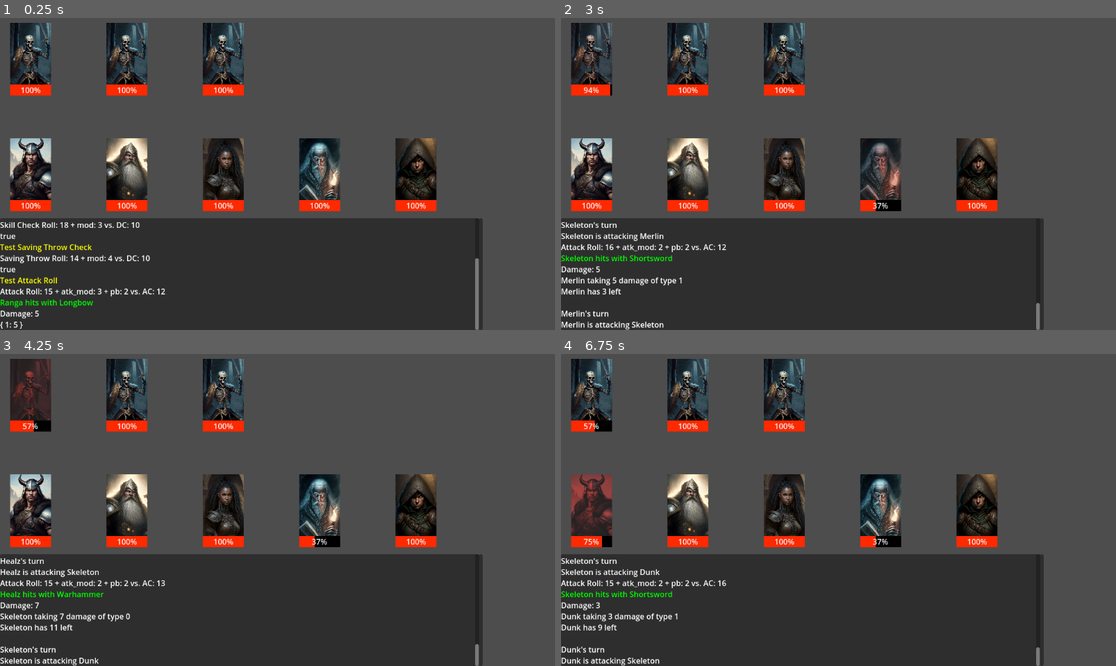
Above: before the commit, frames 1-4 (two rows, left to right).
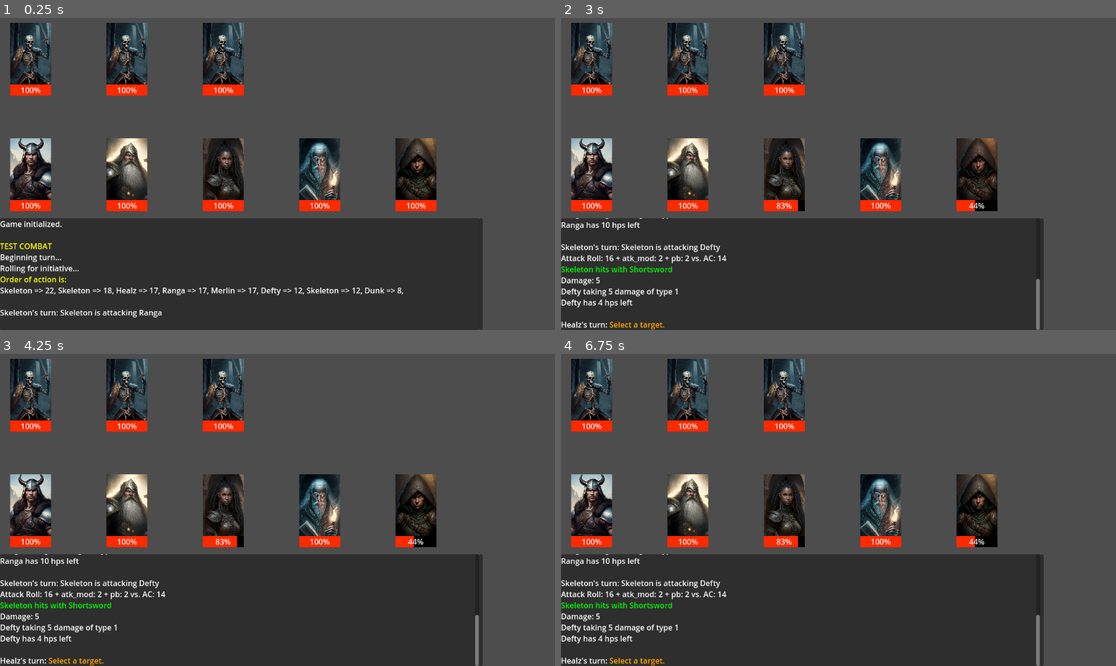
Above: after the commit, the same moments.

Repository: PaulHeraty/herra-dnd
Game: Godot game, scene res://scenes/Main.tscn
The game is run twice, just before and just after one commit, with the same random seed, the same clock (stepped at 60 frames per second) and the same inputs.
Inputs:
- Up to frame 1 (0.25 s): no input
- Up to frame 2 (3 s): tap Enter at 0.5, 2.75 s; hold Space (Advance) 0.53-1.28 s; tap P (show_party_sheet) at 1.35, 2.85 s; tap Space (Advance) at 2 s; hold Space (Advance) 2.03-2.78 s
- Up to frame 3 (4.25 s): tap Space (Advance) at 3.5 s; hold Space (Advance) from 3.53 s (still down)
- Up to frame 4 (6.75 s): release Space (Advance) at 4.28 s; tap P (show_party_sheet) at 4.35, 5.85 s; tap Enter at 5 s; hold Space (Advance) 5.03-5.78 s; hold Space (Advance) from 6.53 s (still down)

The runs differ from the first frame. In frame 1, 2.6% of the frame differs, in the area x 0-87%, y 65-100%; in frame 2, 3.3%; in frame 3, 3.7%; in frame 4, 4.0%, in the area x 0-87%, y 21-100%.

Commit message:
Added ability for player to select combat target. Added some more audio.

Diff:
--- a/autoload/CombatManager.gd
+++ b/autoload/CombatManager.gd
@@ -1,6 +1,7 @@
 extends Node
 
 var turn_order: Array[ICombatEntity] = []
+var target: ICombatEntity = null
 
 func turn_loop() -> void:
 	GameLog.add_entry("Beginning turn...\n")
@@ -10,41 +11,50 @@
 	for actor in turn_order:
 		if actor.is_alive == false:
 			continue
-		GameLog.add_entry("\n" + actor.entity_name + "'s turn\n")
+		GameLog.add_entry("\n" + actor.entity_name + "'s turn: ")
+		# Choose action (attack, cast, etc)
 		# Select target
-		var target:ICombatEntity = select_target(actor)
+		await select_target(actor)
 		if target == null:
 			GameLog.add_entry("[color=yellow]All of one side are DEAD![/color]\n")
 			return
 		GameLog.add_entry(actor.entity_name + " is attacking " + target.entity_name + "\n")
-		await GameLog.advance
-		make_attack(actor, target)
+		if actor.entity_type == actor.ENTITY_TYPE.ENEMY:
+			await GameLog.advance
+		make_attack(actor)
+		await get_tree().create_timer(0.5).timeout
 	GameLog.add_entry("End of turn...")
 	pass
 
-func select_target(actor: ICombatEntity) -> ICombatEntity:
+func select_target(actor: ICombatEntity) -> void:
 	if actor.entity_type == actor.ENTITY_TYPE.PLAYER:
-		return get_first_enemy()
+		await select_target_for_player_turn()
 	else:
-		return get_player_target()
+		get_player_target()
 
-func get_first_enemy() -> ICombatEntity:
-	var remaining_enemies: Array[ICombatEntity] = []
-	for actor in turn_order:
-		if actor.entity_type == actor.ENTITY_TYPE.ENEMY and actor.is_alive:
-			return actor
-	return null
+#func get_first_enemy() -> ICombatEntity:
+	#var _remaining_enemies: Array[ICombatEntity] = []
+	#for actor in turn_order:
+		#if actor.entity_type == actor.ENTITY_TYPE.ENEMY and actor.is_alive:
+			#return actor
+	#return null
 
-func get_player_target() -> ICombatEntity:
+func select_target_for_player_turn():
+	GameLog.add_entry("[color=orange]Select a target.\n[/color]")
+	var signal_args = await EnemyManager.enemy_selected
+	target = signal_args
+
+func get_player_target() -> void:
 	var remaining_players: Array[ICombatEntity] = []
 	for actor in turn_order:
 		if actor.entity_type == actor.ENTITY_TYPE.PLAYER and actor.is_alive:
 			remaining_players.append(actor)
-	var target = randi_range(0, remaining_players.size()-1)
-	return remaining_players[target]
+	var target_index = randi_range(0, remaining_players.size()-1)
+	target = remaining_players[target_index]
 
 func determine_initiative_order() -> void:
 	# make a DEX roll (inc dex mod) per mob/PC
+	GameLog.add_entry("Rolling for initiative...\n")
 	for player in PartyManager.party:
 		if player.is_alive:
 			player.roll_initiative()
@@ -68,7 +78,7 @@
 		GameLog.add_entry(actor.entity_name + " => " + str(actor.initiative) + ", ")
 	GameLog.add_entry("\n")
 
-func make_attack(attacker: ICombatEntity, target:ICombatEntity) -> void:
+func make_attack(attacker: ICombatEntity) -> void:
 	# attack roll
 	var ac = 0
 	if target.entity_type == target.ENTITY_TYPE.ENEMY:
--- a/autoload/EnemyManager.gd
+++ b/autoload/EnemyManager.gd
@@ -1,4 +1,6 @@
 extends Node
+
+signal enemy_selected(enemy)
 
 const ENEMY = preload("res://enemy/Enemy.tscn")
 #const ENEMY = preload("res://core/ICombatEntity.tscn")
@@ -21,5 +23,10 @@
 	var enemy = ENEMY.instantiate()
 	enemy.core_data = enemy_type
 	get_tree().get_root().get_node("/root/Main/Enemies").add_child(enemy)
+	enemy.selected.connect(_on_enemy_selected)
 	enemy_list.append(enemy)
 	pass
+
+func _on_enemy_selected(enemy:Enemy) -> void:
+	enemy_selected.emit(enemy)
+	pass
--- a/autoload/Rules.gd
+++ b/autoload/Rules.gd
@@ -45,6 +45,7 @@
 			+ str(atk_mod) + " + pb: " + str(prof_bonus) + " vs. AC: " + str(ac) + "\n")
 		if roll == 1:
 			GameLog.add_entry("[color=red]Critical miss![/color]\n")
+			p.attack_miss()
 			return damage
 		if roll == 20:
 			critical = true
--- a/characters/PlayerCharacter.gd
+++ b/characters/PlayerCharacter.gd
@@ -41,29 +41,37 @@
 
 func attack_hit() -> void:
 	audio_stream_player.stream = attack_hit_audio
+	audio_stream_player.pitch_scale = randf_range(0.95, 1.05)
 	audio_stream_player.play()
 	pass
 
 func attack_miss() -> void:
 	audio_stream_player.stream = attack_miss_audio
+	audio_stream_player.pitch_scale = randf_range(0.95, 1.05)
 	audio_stream_player.play()
 	pass
 
 func roll_initiative() -> void:
 	var d: Dice = Dice.new()
 	initiative = d.roll(1, 20) + core_data.stats.dexterity_mod
-	GameLog.add_entry(core_data.name + " rolls " + str(initiative) + " initiative\n")
+	#GameLog.add_entry(core_data.name + " rolls " + str(initiative) + " initiative\n")
 
 func take_damage(dmg_type: DamageComponent.DAMAGE_TYPE, dmg_amount: int) -> void:
 	animation_player.play("hit")
 	GameLog.add_entry(entity_name + " taking " + str(dmg_amount) + " damage of type " + str(dmg_type) + "\n")
 	core_data.current_hp -= dmg_amount
-	GameLog.add_entry(entity_name + " has " + str(core_data.current_hp) + " left\n")
+	GameLog.add_entry(entity_name + " has " + str(core_data.current_hp) + " hps left\n")
 	if core_data.current_hp <= 0:
-		GameLog.add_entry(entity_name + " is DEAD!!!!\n")
-		is_alive = false
-		audio_stream_player.stream = death_audio
-		audio_stream_player.play()
+		player_dead()
+	pass
+
+func player_dead() -> void:
+	GameLog.add_entry(entity_name + " is DEAD!!!!\n")
+	is_alive = false
+	audio_stream_player.stream = death_audio
+	audio_stream_player.play()
+	await animation_player.animation_finished
+	portrait.modulate = Color("ff0000", 0.5)
 	pass
 
 func set_ac() -> void:
--- a/characters/PlayerCharacter.tscn
+++ b/characters/PlayerCharacter.tscn
@@ -1,12 +1,28 @@
-[gd_scene load_steps=7 format=3 uid="uid://dxggku72jhjdu"]
+[gd_scene load_steps=8 format=3 uid="uid://dxggku72jhjdu"]
 
 [ext_resource type="Script" uid="uid://k7n3ojid4vgj" path="res://characters/PlayerCharacter.gd" id="1_i4wip"]
+[ext_resource type="Texture2D" uid="uid://bte6wusq7ycf4" path="res://sprites/characters/portraits/defty.jpg" id="2_5glxx"]
 
 [sub_resource type="StyleBoxFlat" id="StyleBoxFlat_i4wip"]
 bg_color = Color(0, 0, 0, 1)
 
 [sub_resource type="StyleBoxFlat" id="StyleBoxFlat_5glxx"]
 bg_color = Color(1, 0.16007765, 0, 1)
+
+[sub_resource type="Animation" id="Animation_5glxx"]
+length = 0.001
+tracks/0/type = "value"
+tracks/0/imported = false
+tracks/0/enabled = true
+tracks/0/path = NodePath("Portrait:modulate")
+tracks/0/interp = 1
+tracks/0/loop_wrap = true
+tracks/0/keys = {
+"times": PackedFloat32Array(0),
+"transitions": PackedFloat32Array(1),
+"update": 0,
+"values": [Color(1, 1, 1, 1)]
+}
 
 [sub_resource type="Animation" id="Animation_i4wip"]
 resource_name = "hit"
@@ -24,21 +40,6 @@
 "values": [Color(1, 1, 1, 1), Color(1, 0, 0, 0.425), Color(1, 1, 1, 1), Color(1, 0, 0, 0.425), Color(1, 1, 1, 1)]
 }
 
-[sub_resource type="Animation" id="Animation_5glxx"]
-length = 0.001
-tracks/0/type = "value"
-tracks/0/imported = false
-tracks/0/enabled = true
-tracks/0/path = NodePath("Portrait:modulate")
-tracks/0/interp = 1
-tracks/0/loop_wrap = true
-tracks/0/keys = {
-"times": PackedFloat32Array(0),
-"transitions": PackedFloat32Array(1),
-"update": 0,
-"values": [Color(1, 1, 1, 1)]
-}
-
 [sub_resource type="AnimationLibrary" id="AnimationLibrary_grsgm"]
 _data = {
 &"RESET": SubResource("Animation_5glxx"),
@@ -49,6 +50,11 @@
 script = ExtResource("1_i4wip")
 
 [node name="Portrait" type="TextureRect" parent="."]
+offset_right = 128.0
+offset_bottom = 128.0
+texture = ExtResource("2_5glxx")
+expand_mode = 4
+stretch_mode = 5
 
 [node name="HealthBar" type="ProgressBar" parent="."]
 offset_left = 21.0
--- a/core/ICombatEntity.gd
+++ b/core/ICombatEntity.gd
@@ -11,7 +11,7 @@
 	initiative = 0
 	pass
 
-func take_damage(dmg_type: DamageComponent.DAMAGE_TYPE, dmg_amount: int) -> void:
+func take_damage(_dmg_type: DamageComponent.DAMAGE_TYPE, _dmg_amount: int) -> void:
 	# Should be overridden
 	pass
 
--- a/enemy/Enemy.gd
+++ b/enemy/Enemy.gd
@@ -1,9 +1,12 @@
 class_name Enemy extends ICombatEntity
+
+signal selected(enemy)
 
 @onready var portrait: TextureRect = %Portrait
 @onready var health_bar: ProgressBar = $HealthBar
 @onready var animation_player: AnimationPlayer = $AnimationPlayer
 @onready var audio_stream_player: AudioStreamPlayer = $AudioStreamPlayer
+@onready var button: Button = $Portrait/Button
 
 var current_hp: int = 0
 var max_hp: int = 0
@@ -15,8 +18,10 @@
 var attack_miss_audio: AudioStream
 var damage_audio: AudioStream
 var death_audio: AudioStream
+var fail_audio: AudioStream = load("res://audio/combat/meta-failure.mp3")
 
 func _ready() -> void:
+	button.pressed.connect(_on_button_pressed)
 	set_hp()
 	entity_name = core_data.name
 	entity_type = ENTITY_TYPE.ENEMY
@@ -37,10 +42,18 @@
 	health_bar.value = current_hp
 	pass
 
+func _on_button_pressed() -> void:
+	if is_alive:
+		selected.emit(self)
+	else:
+		audio_stream_player.stream = fail_audio
+		audio_stream_player.play()
+
+
 func roll_initiative() -> void:
 	var d: Dice = Dice.new()
 	initiative = d.roll(1, 20) + core_data.stats.dexterity_mod
-	GameLog.add_entry(core_data.name + " rolls " + str(initiative) + " initiative\n")
+	#GameLog.add_entry(core_data.name + " rolls " + str(initiative) + " initiative\n")
 	pass
 
 func set_hp() -> void:
@@ -50,26 +63,34 @@
 
 func take_damage(dmg_type: DamageComponent.DAMAGE_TYPE, dmg_amount: int) -> void:
 	animation_player.play("hit")
+	audio_stream_player.pitch_scale = randf_range(0.95, 1.05)
 	audio_stream_player.stream = damage_audio
 	audio_stream_player.play()
 	GameLog.add_entry(entity_name + " taking " + str(dmg_amount) + " damage of type " + str(dmg_type) + "\n")
 	current_hp -= dmg_amount
-	GameLog.add_entry(entity_name + " has " + str(current_hp) + " left\n")
+	GameLog.add_entry(entity_name + " has " + str(current_hp) + " hp left\n")
 	if current_hp <= 0:
-		GameLog.add_entry(entity_name + " is DEAD!!!!\n")
-		is_alive = false
-		audio_stream_player.stream = death_audio
-		audio_stream_player.play()
+		enemy_dead()
+	pass
 
+func enemy_dead() -> void:
+	GameLog.add_entry(entity_name + " is DEAD!!!!\n")
+	is_alive = false
+	audio_stream_player.stream = death_audio
+	audio_stream_player.play()
+	await animation_player.animation_finished
+	portrait.modulate = Color("ff0000", 0.5)
 	pass
 
 func attack_hit() -> void:
 	audio_stream_player.stream = attack_hit_audio
+	audio_stream_player.pitch_scale = randf_range(0.95, 1.05)
 	audio_stream_player.play()
 	pass
 
 func attack_miss() -> void:
 	audio_stream_player.stream = attack_miss_audio
+	audio_stream_player.pitch_scale = randf_range(0.95, 1.05)
 	audio_stream_player.play()
 	pass
 
--- a/enemy/Enemy.tscn
+++ b/enemy/Enemy.tscn
@@ -1,12 +1,28 @@
-[gd_scene load_steps=7 format=3 uid="uid://b3fu4ufa3bg6p"]
+[gd_scene load_steps=8 format=3 uid="uid://b3fu4ufa3bg6p"]
 
 [ext_resource type="Script" uid="uid://bx2qwdfqv5mf4" path="res://enemy/Enemy.gd" id="1_d1f0f"]
+[ext_resource type="Texture2D" uid="uid://evcxlgbh610q" path="res://sprites/enemies/skeleton.jpg" id="2_7lgfl"]
 
 [sub_resource type="StyleBoxFlat" id="StyleBoxFlat_d1f0f"]
 bg_color = Color(0, 0, 0, 1)
 
 [sub_resource type="StyleBoxFlat" id="StyleBoxFlat_7lgfl"]
 bg_color = Color(1, 0.16007765, 0, 1)
+
+[sub_resource type="Animation" id="Animation_7lgfl"]
+length = 0.001
+tracks/0/type = "value"
+tracks/0/imported = false
+tracks/0/enabled = true
+tracks/0/path = NodePath("Portrait:modulate")
+tracks/0/interp = 1
+tracks/0/loop_wrap = true
+tracks/0/keys = {
+"times": PackedFloat32Array(0),
+"transitions": PackedFloat32Array(1),
+"update": 0,
+"values": [Color(1, 1, 1, 1)]
+}
 
 [sub_resource type="Animation" id="Animation_d1f0f"]
 resource_name = "hit"
@@ -24,21 +40,6 @@
 "values": [Color(1, 1, 1, 1), Color(1, 0, 0, 0.51900005), Color(1, 1, 1, 1), Color(1, 0, 0, 0.51900005), Color(1, 1, 1, 1)]
 }
 
-[sub_resource type="Animation" id="Animation_7lgfl"]
-length = 0.001
-tracks/0/type = "value"
-tracks/0/imported = false
-tracks/0/enabled = true
-tracks/0/path = NodePath("Portrait:modulate")
-tracks/0/interp = 1
-tracks/0/loop_wrap = true
-tracks/0/keys = {
-"times": PackedFloat32Array(0),
-"transitions": PackedFloat32Array(1),
-"update": 0,
-"values": [Color(1, 1, 1, 1)]
-}
-
 [sub_resource type="AnimationLibrary" id="AnimationLibrary_5p6bu"]
 _data = {
 &"RESET": SubResource("Animation_7lgfl"),
@@ -50,8 +51,20 @@
 
 [node name="Portrait" type="TextureRect" parent="."]
 unique_name_in_owner = true
-offset_right = 40.0
-offset_bottom = 40.0
+offset_right = 128.0
+offset_bottom = 128.0
+texture = ExtResource("2_7lgfl")
+expand_mode = 4
+stretch_mode = 5
+
+[node name="Button" type="Button" parent="Portrait"]
+modulate = Color(1, 1, 1, 0)
+layout_mode = 1
+anchors_preset = 15
+anchor_right = 1.0
+anchor_bottom = 1.0
+grow_horizontal = 2
+grow_vertical = 2
 
 [node name="HealthBar" type="ProgressBar" parent="."]
 offset_left = 21.0
--- a/scenes/main.gd
+++ b/scenes/main.gd
@@ -16,18 +16,18 @@
 	draw_players()
 	draw_monsters()
 
-	var p = PartyManager.party[2]
-	GameLog.add_entry("[color=yellow]\nTest Ability Check[/color]\n")
-	GameLog.add_entry(str(Rules.ability_check(p.core_data.stats.strength_mod, 10)))
-
-	GameLog.add_entry("[color=yellow]\nTest Skill Check[/color]\n")
-	GameLog.add_entry(str(Rules.skill_check(p.core_data.skills.stealth, 10)))
-
-	GameLog.add_entry("[color=yellow]\nTest Saving Throw Check[/color]\n")
-	GameLog.add_entry(str(Rules.saving_throw_check(p.core_data.saving_throws.constitution, 10)))
-
-	GameLog.add_entry("[color=yellow]\nTest Attack Roll[/color]\n")
-	GameLog.add_entry(str(Rules.attack_roll(p, 12)))
+	#var p = PartyManager.party[2]
+	#GameLog.add_entry("[color=yellow]\nTest Ability Check[/color]\n")
+	#GameLog.add_entry(str(Rules.ability_check(p.core_data.stats.strength_mod, 10)))
+	#
+	#GameLog.add_entry("[color=yellow]\nTest Skill Check[/color]\n")
+	#GameLog.add_entry(str(Rules.skill_check(p.core_data.skills.stealth, 10)))
+	#
+	#GameLog.add_entry("[color=yellow]\nTest Saving Throw Check[/color]\n")
+	#GameLog.add_entry(str(Rules.saving_throw_check(p.core_data.saving_throws.constitution, 10)))
+	#
+	#GameLog.add_entry("[color=yellow]\nTest Attack Roll[/color]\n")
+	#GameLog.add_entry(str(Rules.attack_roll(p, 12)))
 
 	#GameLog.add_entry("[color=yellow]\nTEST ENEMY[/color]\n")
 	#var skeleton = EnemyManager.enemy_list[0]
@@ -36,7 +36,6 @@
 	#GameLog.add_entry("AC: " + str(skeleton.core_data.ac) +"\n")
 	#GameLog.add_entry("Weapon: " + skeleton.core_data.equipped_weapons[0].name +"\n")
 	#GameLog.add_entry("XP: " + str(skeleton.core_data.xp) +"\n")
-	await GameLog.advance
 
 	GameLog.add_entry("[color=yellow]\nTEST COMBAT[/color]\n")
 	CombatManager.turn_loop()
